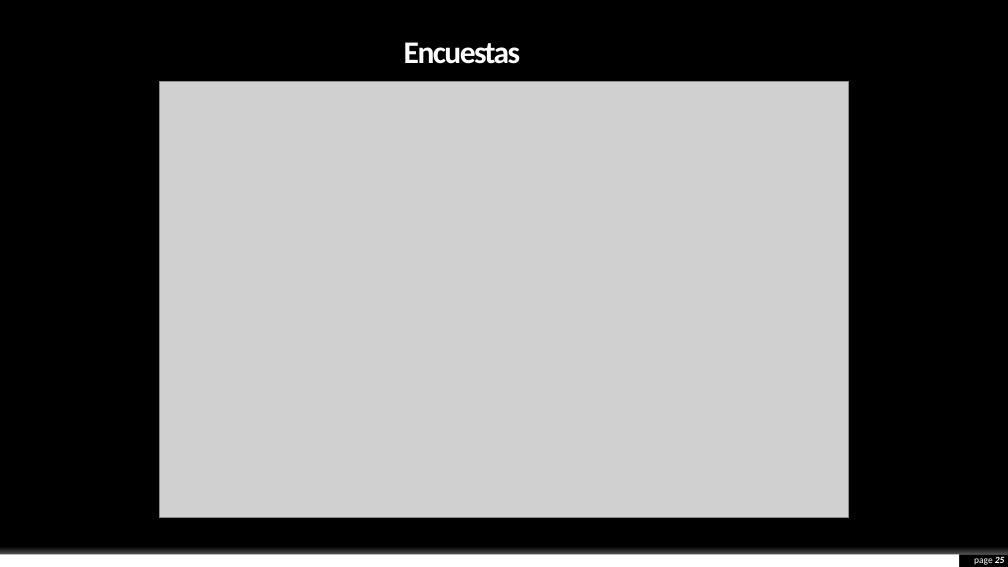
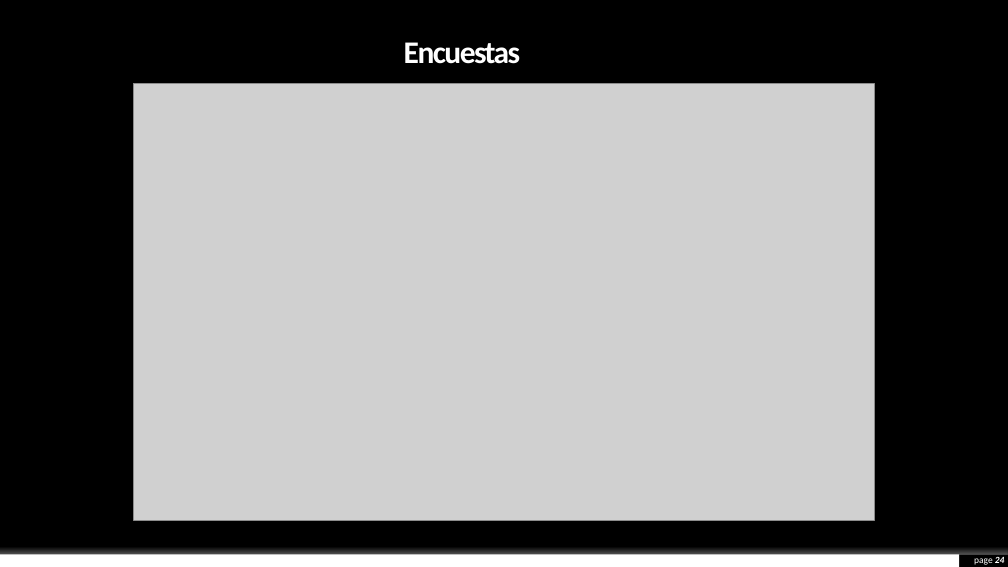
Before and after one commit to KevinHern/ingsoft, a slide deck: slide 24 of Docs/Presentacion_Final/final.pptx (slide 25 before the commit). Drawn at 1008x567 pixels with LibreOffice and Linux fonts; fonts in the diff are those of the drawing; grey boxes stand for pictures; background and template pictures are left out. Boxes give left, top, right and bottom in pixels: in the first picture for what was removed or moved away, otherwise in the second. Text is boxed around its words. In the diff, an @@ line names an element or a change of style, - is before the commit and + after.

```diff
--- a/Docs/Presentacion_Final/final.pptx
+++ b/Docs/Presentacion_Final/final.pptx
@@ picture: place and size @@
-picture at [160, 82, 849, 517]
+picture at [134, 83, 874, 520]
@@ page number at [974, 557, 1005, 565]: text changed @@
-page 25
+page 24
```
Also in this commit, not shown: 15 other slides changed, 3 slides added.
